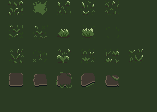
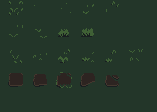
Two versions of the same layered image (157x112). Layer-by-layer changes:
added layer "Capa 15 copia 2 (combinado) copia" above "Capa 15 copia 2 (combinado)" over [0, 0, 157, 112]
painted on "Capa 15" over [106, 26, 119, 38]
